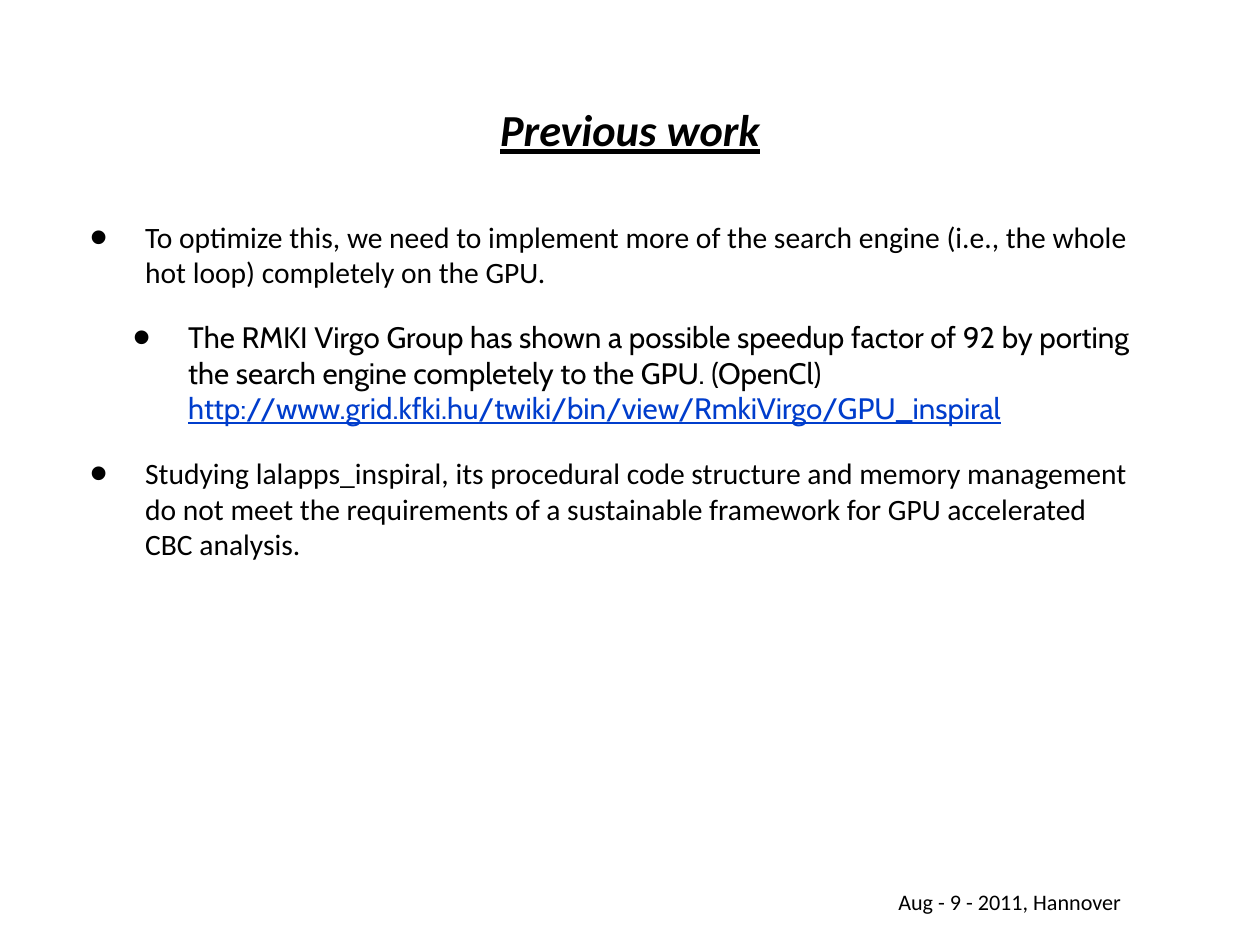
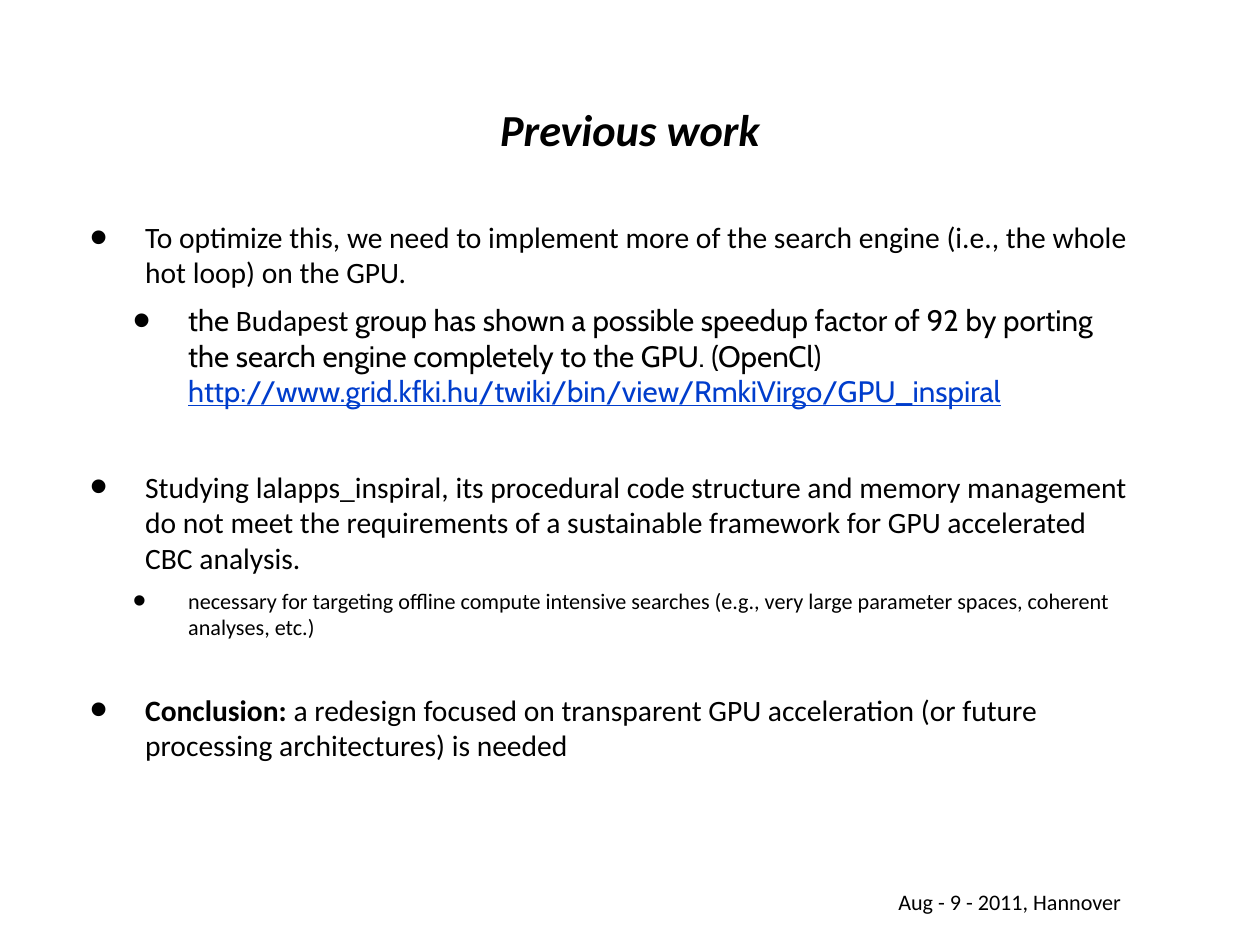
Before and after one commit to gwastro/pycbc, a slide deck: slide 3 of doc/Pycbc-Refactoring-GPU-inspiral.ppt. Drawn at 1260x945 pixels with LibreOffice and Linux fonts; fonts in the diff are those of the drawing; background and template pictures are left out. Boxes give left, top, right and bottom in pixels: in the first picture for what was removed or moved away, otherwise in the second. Text is boxed around its words. In the diff, an @@ line names an element or a change of style, - is before the commit and + after.

```diff
--- a/doc/Pycbc-Refactoring-GPU-inspiral.ppt
+++ b/doc/Pycbc-Refactoring-GPU-inspiral.ppt
@@ title "Previous work" at (500, 115, 760, 147): underline off @@
@@ text "To optimize this, we need ..." at (145, 226, 1127, 761): less space between paragraphs @@
@@ text at (145, 226, 1127, 409): text changed @@
-• To optimize this, we need to implement more of the search engine (i.e., the whole hot loop) completely on the GPU.
-  • The RMKI Virgo Group has shown a possible speedup factor of 92 by porting the search engine completely to the GPU. (OpenCl)
-    http://www.grid.kfki.hu/twiki/bin/view/RmkiVirgo/GPU_inspiral
+• To optimize this, we need to implement more of the search engine (i.e., the whole hot loop) on the GPU.
+  • the Budapest group has shown a possible speedup factor of 92 by porting the search engine completely to the GPU. (OpenCl)
+    http://www.grid.kfki.hu/twiki/bin/view/RmkiVirgo/GPU_inspiral
@@ text at (145, 593, 1109, 761): paragraphs added @@
+  • necessary for targeting offline compute intensive searches (e.g., very large parameter spaces, coherent analyses, etc.)
+• Conclusion: a redesign focused on transparent GPU acceleration (or future processing architectures) is needed
```
Also in this commit, not shown: 9 other slides changed, 3 other files.
